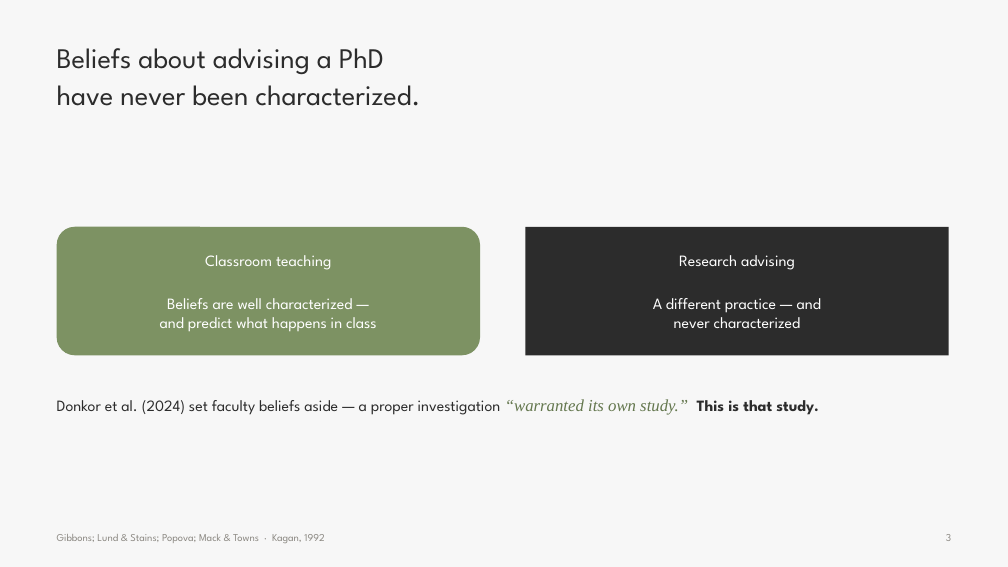
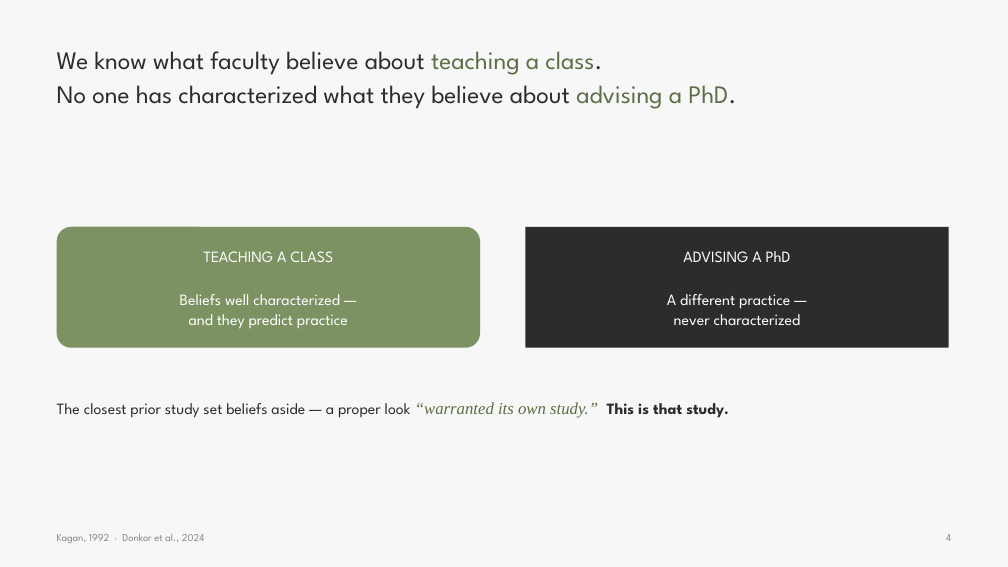
Before and after one commit to 7ahra/resnet_exploration, a slide deck: slide 4 of bcce_2026_faculty_beliefs/BCCE2026_faculty_beliefs.pptx (slide 3 before the commit). Drawn at 1008x567 pixels with LibreOffice and Linux fonts; fonts in the diff are those of the drawing; background and template pictures are left out. Boxes give left, top, right and bottom in pixels: in the first picture for what was removed or moved away, otherwise in the second. Text is boxed around its words. In the diff, an @@ line names an element or a change of style, - is before the commit and + after.

```diff
--- a/bcce_2026_faculty_beliefs/BCCE2026_faculty_beliefs.pptx
+++ b/bcce_2026_faculty_beliefs/BCCE2026_faculty_beliefs.pptx
@@ text at (x1=57, y1=51, x2=736, y2=109): text changed; size 27 to 24 pt @@
-Beliefs about advising a PhD
-have never been characterized.
+We know what faculty believe about teaching a class.
+No one has characterized what they believe about advising a PhD.
@@ rounded rectangle resized from (x1=57, y1=227, x2=480, y2=355) to (x1=57, y1=227, x2=480, y2=348) @@
@@ rounded rectangle at (x1=57, y1=227, x2=480, y2=348): proportions changed @@
@@ rectangle resized from (x1=526, y1=227, x2=949, y2=355) to (x1=526, y1=227, x2=949, y2=348) @@
@@ text at (x1=180, y1=251, x2=348, y2=329): text changed @@
-Classroom teaching
-Beliefs are well characterized —
-and predict what happens in class
+TEACHING A CLASS
+Beliefs well characterized —
+and they predict practice
@@ text at (x1=667, y1=251, x2=791, y2=309): text changed @@
-Research advising
-A different practice — and
+ADVISING A PhD
+A different practice —
@@ text at (x1=674, y1=314, x2=801, y2=325): line spacing 1.02 to 1.05 @@
@@ text at (x1=57, y1=402, x2=729, y2=418): text changed @@
-Donkor et al. (2024) set faculty beliefs aside — a proper investigation “warranted its own study.” This is that study.
+The closest prior study set beliefs aside — a proper look “warranted its own study.” This is that study.
@@ text at (x1=57, y1=534, x2=205, y2=543): text changed @@
-Gibbons; Lund & Stains; Popova; Mack & Towns · Kagan, 1992
+Kagan, 1992 · Donkor et al., 2024
@@ text at (x1=946, y1=534, x2=951, y2=541): text changed @@
-3
+4
```
Also in this commit, not shown: 9 other slides changed, 5 slides added, 6 slides removed, 3 other files.
